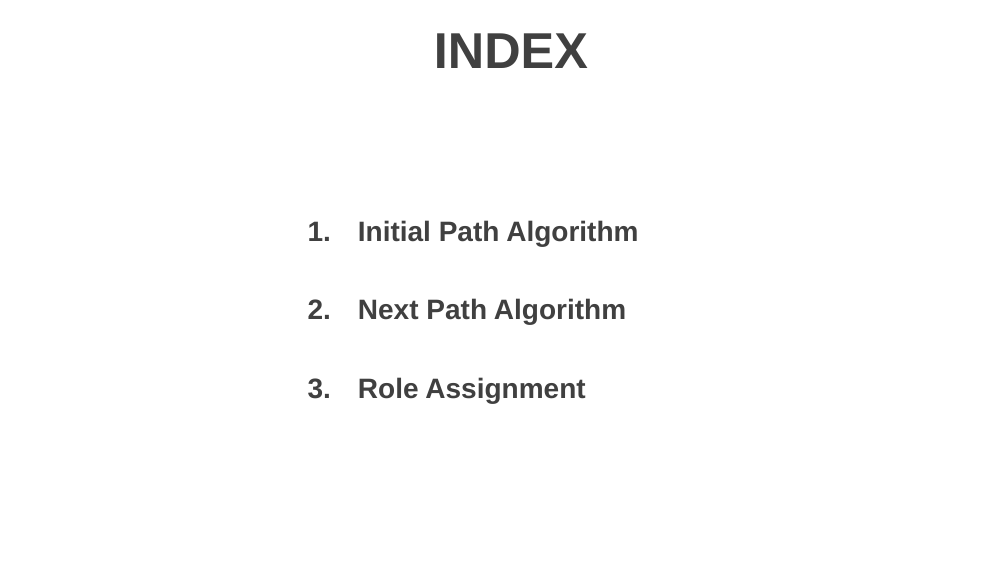
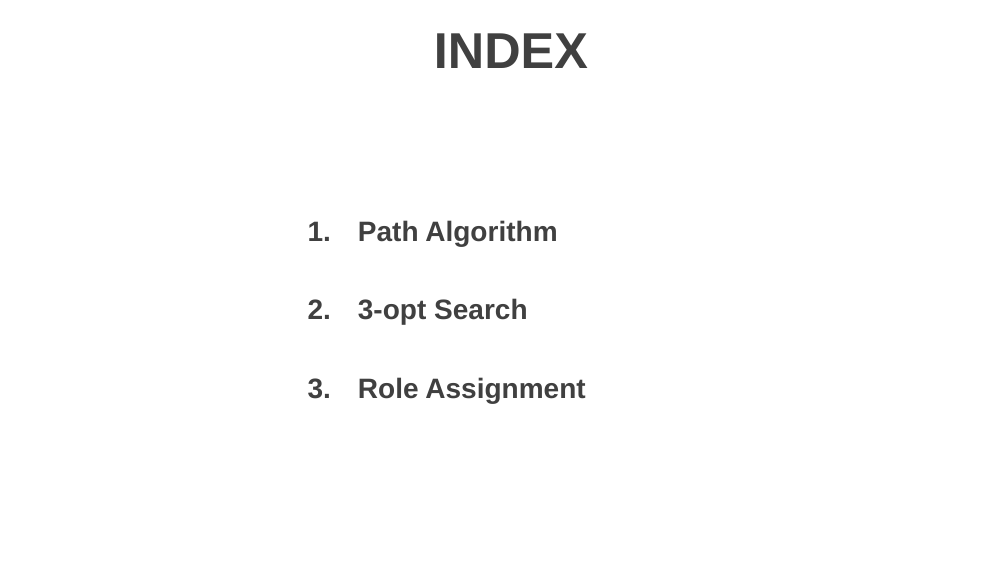
Before and after one commit to elwlwlwk/VLSI, a slide deck: slide 2 of VLSI(SA).pptx. Drawn at 1008x567 pixels with LibreOffice and Linux fonts; fonts in the diff are those of the drawing; background and template pictures are left out. Boxes give left, top, right and bottom in pixels: in the first picture for what was removed or moved away, otherwise in the second. Text is boxed around its words. In the diff, an @@ line names an element or a change of style, - is before the commit and + after.

```diff
--- a/VLSI(SA).pptx
+++ b/VLSI(SA).pptx
@@ text at <box>358,220,557,324</box>: text changed @@
-1. Initial Path Algorithm
-2. Next Path Algorithm
+1. Path Algorithm
+2. 3-opt Search
```
Also in this commit, not shown: 1 other slide changed, 1 slide added, 1 slide removed.
